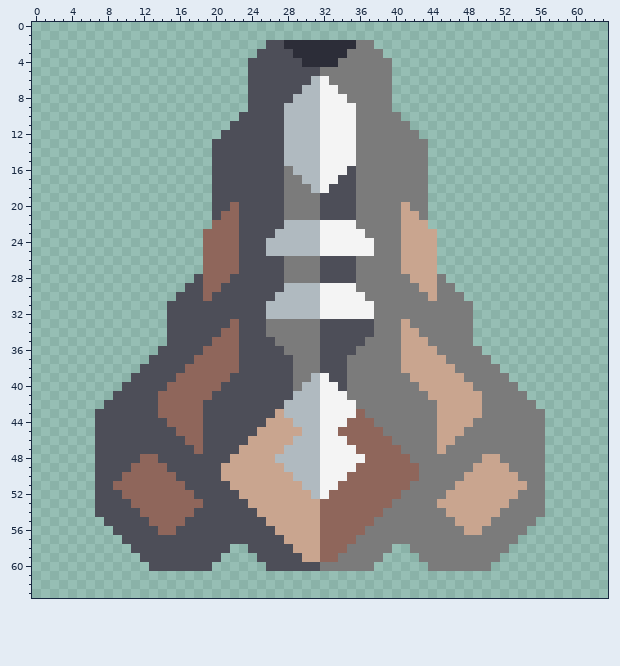
Pixel-art sprite, stored at sprites/blocks/turrets/item/ore-turret.png. Above: the version before the commit.
The file is 64x64 pixels.
Now the later version:
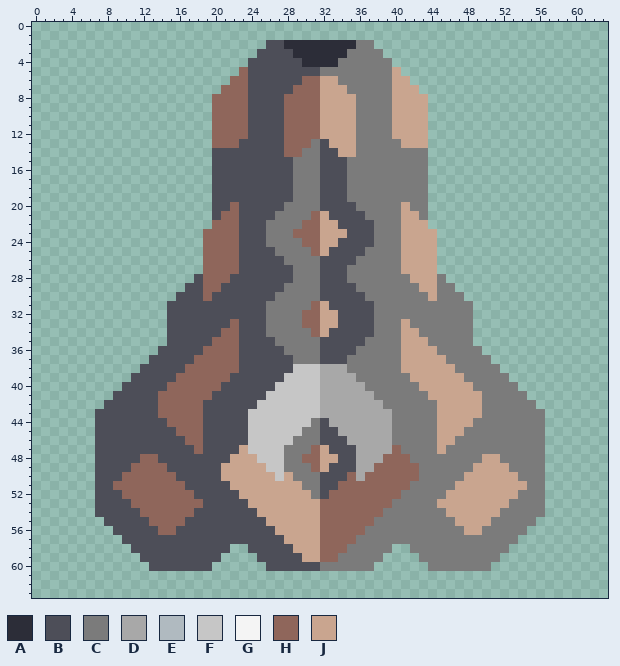
Palette (. is transparent): A #2c2d38  B #4d4e58  C #7b7b7b  D #a8a8a8  E #b0bac0  F #c6c6c6  G #f4f4f4  H #8f665b  J #c9a58f
Change:
Changed rows in their new state; - is an unchanged pixel.
first column x 20:
 5 ---H----------------J---
 6 --HH------HHJJ------JJ--
 7 -HHH-----HHHJJJ-----JJJ-
 8 HHHH----HHHHJJJJ----JJJJ
 9 HHHH----HHHHJJJJ----JJJJ
10 HHHH----HHHHJJJJ----JJJJ
11 HHHH----HHHHJJJJ----JJJJ
12 HHHH----HHHHJJJJ----JJJJ
13 HHH-----HHHCBJJJ-----JJJ
14 --------HHCCBBJJ--------
15 --------BCCCBBBC--------
16 --------BCCCBBBC--------
17 --------B-CCBB-C--------
18 --------B--CB--C--------
19 --------B------C--------
21 -------C---HJ---B-------
22 ------CCCCHHJJBBBB------
23 ------CCCHHHJJJBBB------
24 ------CCCCHHJJBBBB------
25 ------BCCCCHJBBBBC------
27 --------B------C--------
28 --------B------C--------
29 --------CCCCBBBB--------
30 -------CCCCCBBBBB-------
31 ------CCCCCHJBBBBB------
32 ------CCCCHHJJBBBB------
33 ----------HHJJ----------
34 -----------HJ-----------
first column x 24:
38 -----FFFDDD-----
39 ----FFFFDDDD----
40 ---FFFFFDDDDD---
41 --FFFFFFDDDDDD--
42 -FFFFFFFDDDDDDD-
43 FFFFFFFFDDDDDDDD
44 FFFFFFFCBDDDDDDD
45 FFFFFFCCBBDDDDDD
46 FFFFFCCCBBBDDDDD
47 FFFFCCCHJBBBDDDD
48 -FFFCCHHJJBBDDD-
49 --FFCCCHJBBBDD--
50 ---F-CCCBBB-D---
51 ------CCBB------
52 -------CB-------
